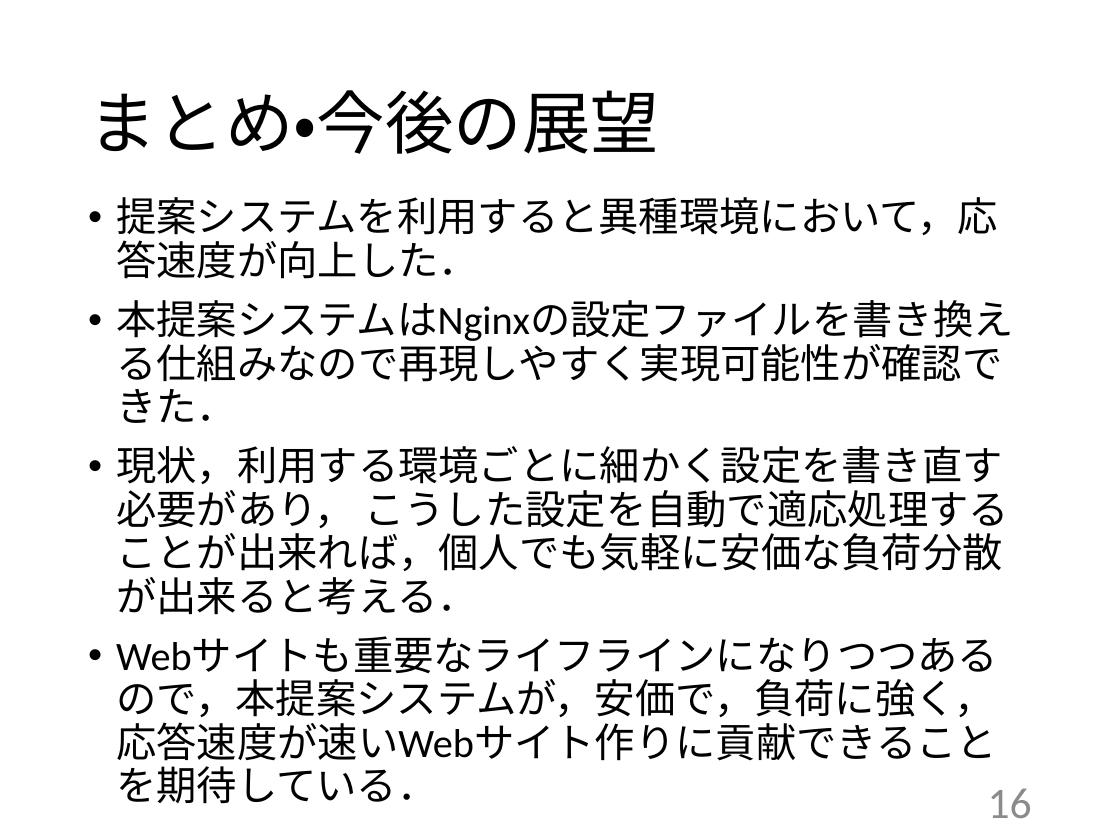
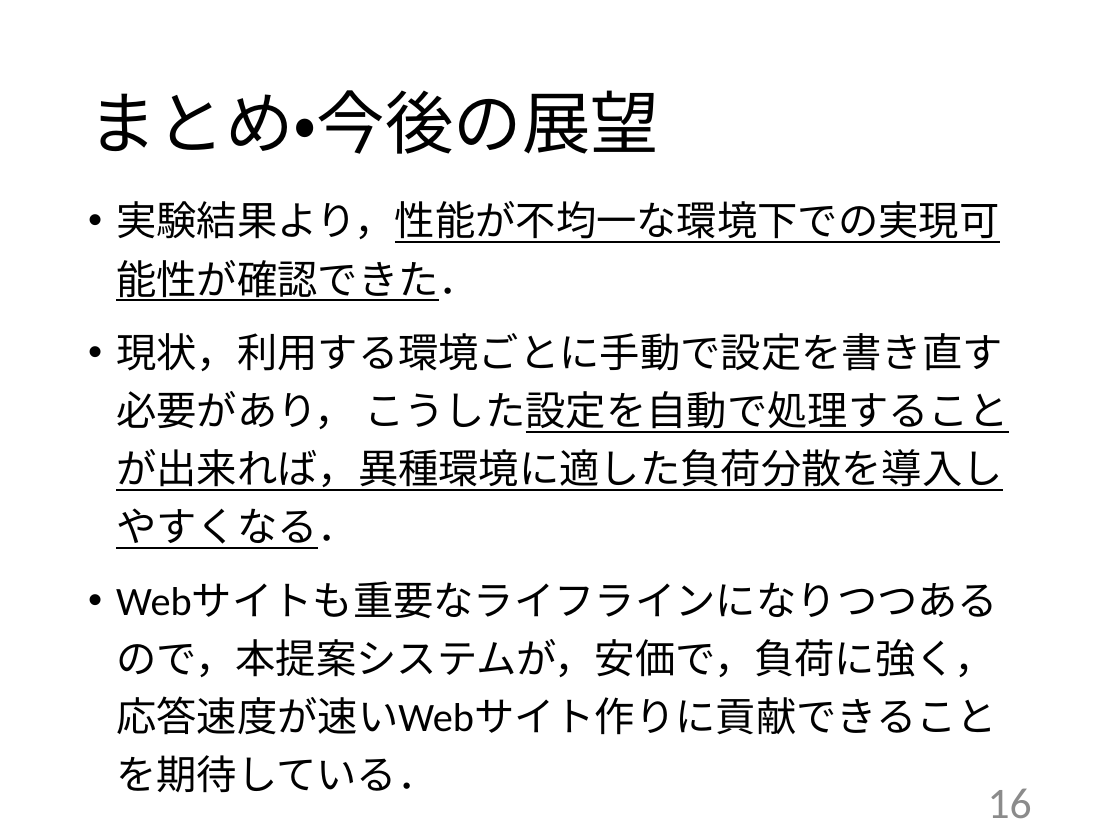
Before and after one commit to kait-takanolab/1821086_matsuo_thesis, a slide deck: slide 16 of 発表用/1821086_卒業研究発表会.pptx. Drawn at 1120x840 pixels with LibreOffice and Linux fonts; fonts in the diff are those of the drawing. Boxes give left, top, right and bottom in pixels: in the first picture for what was removed or moved away, otherwise in the second. Text is boxed around its words. In the diff, an @@ line names an element or a change of style, - is before the commit and + after.

```diff
--- a/発表用/1821086_卒業研究発表会.pptx
+++ b/発表用/1821086_卒業研究発表会.pptx
@@ text at bbox=[116, 201, 1009, 549]: text changed @@
-• 提案システムを利用すると異種環境において，応答速度が向上した．
-• 本提案システムはNginxの設定ファイルを書き換える仕組みなので再現しやすく実現可能性が確認できた．
-• 現状，利用する環境ごとに細かく設定を書き直す必要があり， こうした設定を自動で適応処理することが出来れば，個人でも気軽に安価な負荷分散が出来ると考える．
+• 実験結果より，性能が不均一な環境下での実現可能性が確認できた．
+• 現状，利用する環境ごとに手動で設定を書き直す必要があり， こうした設定を自動で処理することが出来れば，異種環境に適した負荷分散を導入しやすくなる．
@@ text at bbox=[116, 639, 997, 735]: line spacing 0.9 to 1.2 @@
```
Also in this commit, not shown: 8 other slides changed, 1 other file.
